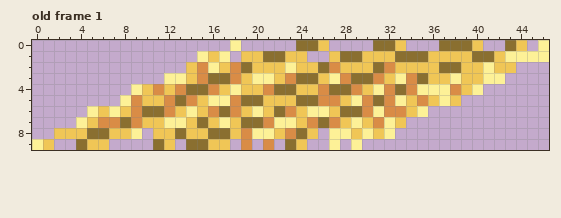
Two states of a pixel-art file, Resources/Images/Straw.aseprite. That is the earlier state.
47x10 pixels, 1 frame. Shown: old frame 1.
Once edited:
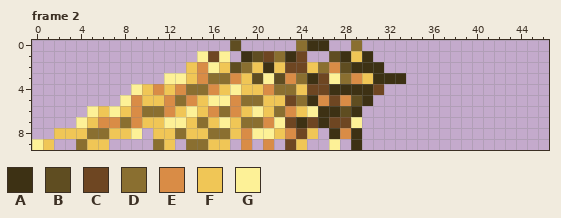
Palette (. is transparent): A #3d3114  B #5f4d21  C #6e4622  D #8a6f30  E #d98c46  F #f0c656  G #fdf197
A new or re-ordered frame is compared with the old frame closest to it.
Change:
{"change": "frames 1 -> 2"}
{"where": "frame 2 is new; against old frame 1, layer \"Layer 1\""}
{"frame":2,"y":0,"x":18,"old":"G","new":"B"}
{"frame":2,"y":0,"x":25,"old":"DF","new":"AA"}
{"frame":2,"y":0,"x":29,"old":".","new":"D"}
{"frame":2,"y":0,"x":31,"old":"DDF","new":"..."}
{"frame":2,"y":0,"x":37,"old":"DDDF","new":"...."}
{"frame":2,"y":0,"x":43,"old":"DF","new":".."}
{"frame":2,"y":0,"x":46,"old":"G","new":"."}
{"frame":2,"y":1,"x":16,"old":"F","new":"C"}
{"frame":2,"y":1,"x":19,"old":"FFD","new":"ABC"}
{"frame":2,"y":1,"x":23,"old":"FF","new":"AC"}
{"frame":2,"y":1,"x":27,"old":"FDDFFFDDDFFFFDDFGGGG","new":"BAFA................"}
{"frame":2,"y":2,"x":18,"old":"E","new":"B"}
{"frame":2,"y":2,"x":21,"old":"F","new":"A"}
{"frame":2,"y":2,"x":23,"old":"GF","new":"CC"}
{"frame":2,"y":2,"x":28,"old":"FFFDEFFFFDDFFGFF","new":"BAAA............"}
{"frame":2,"y":3,"x":20,"old":"G","new":"B"}
{"frame":2,"y":3,"x":22,"old":"F","new":"B"}
{"frame":2,"y":3,"x":25,"old":"DF","new":"AC"}
{"frame":2,"y":3,"x":28,"old":"EDDEFGEDFFGFFGG","new":"DEFAAA........."}
{"frame":2,"y":4,"x":25,"old":"FEDDEFGEDEGGGEFG","new":"CCAAAAC........."}
{"frame":2,"y":5,"x":23,"old":"F","new":"C"}
{"frame":2,"y":5,"x":25,"old":"D","new":"A"}
{"frame":2,"y":5,"x":27,"old":"EFGEDEGFEFGF","new":"CEBA........"}
{"frame":2,"y":6,"x":26,"old":"GFDDEGEEFG","new":"AABA......"}
{"frame":2,"y":7,"x":23,"old":"GFEDEF","new":"CACACC"}
{"frame":2,"y":7,"x":30,"old":"FEGF","new":"...."}
{"frame":2,"y":8,"x":24,"old":"D","new":"C"}
{"frame":2,"y":8,"x":27,"old":"GGFGFG","new":"AEA..."}
{"frame":2,"y":9,"x":23,"old":"D","new":"C"}
{"frame":2,"y":9,"x":29,"old":"G","new":"A"}
{"label":"changed","picture_box":[208,40,549,150]}
